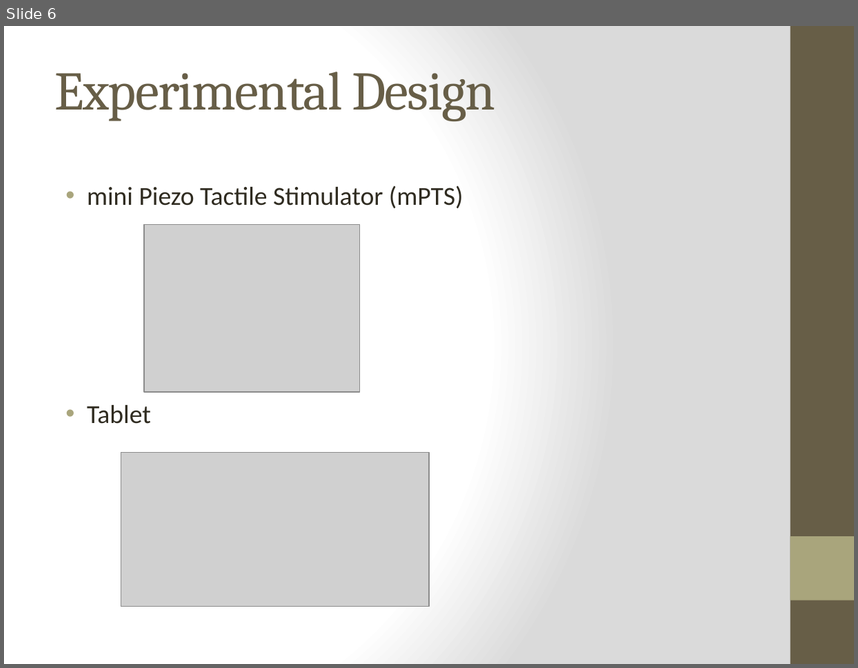
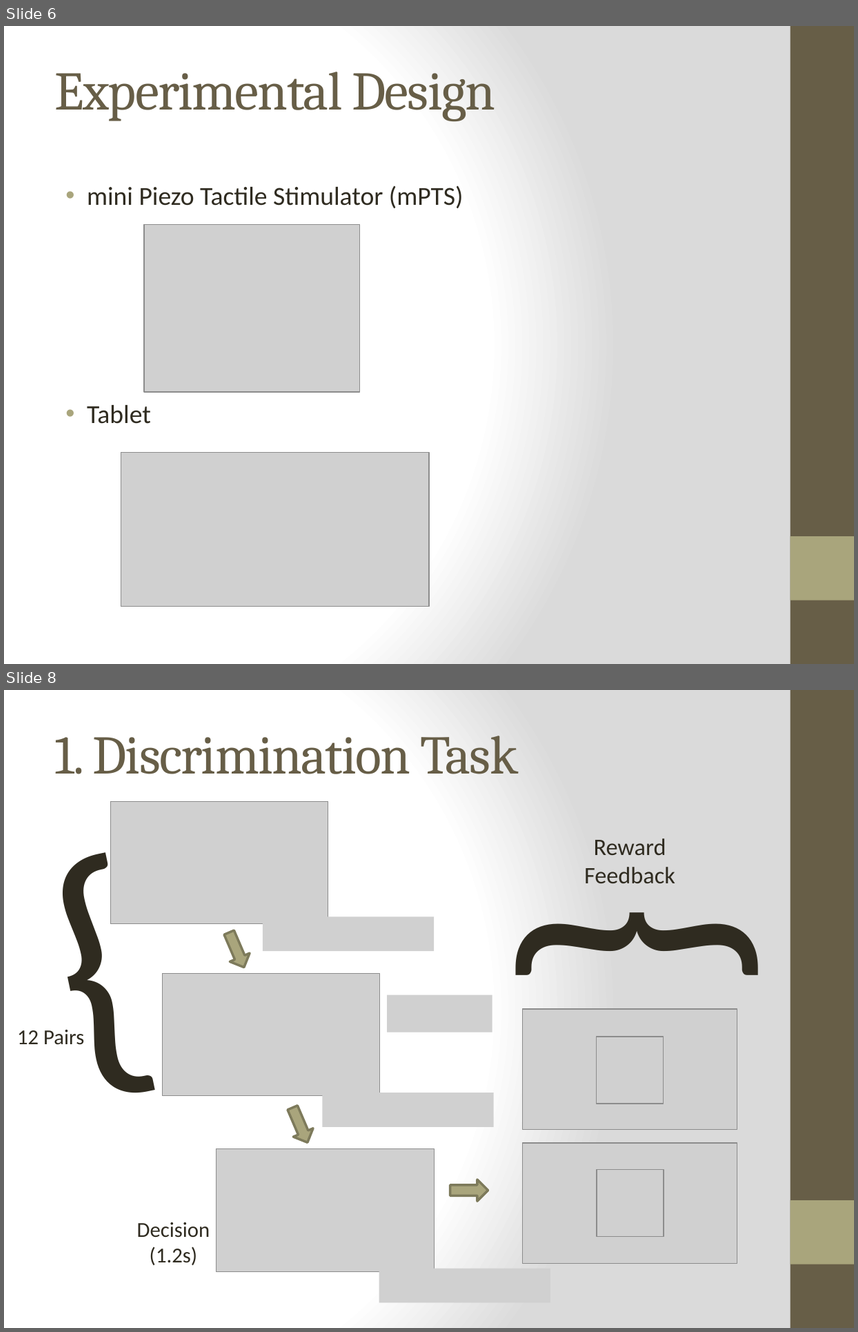
Before and after one commit to psb629/labs, a slide deck: TM/Lab meeting with UNIST.pptx. Shown one above the other, each under a label of ours: slide 6 before the commit, slides 6 and 8 after it; the slides between them are not shown. The pictures are 858x668 and 858x1332 pixels, drawn with LibreOffice and Linux fonts; fonts in the diff are those of the drawing; grey boxes stand for pictures. Boxes give left, top, right and bottom in pixels: in the first picture for what was removed or moved away, otherwise in the second. Text is boxed around its words. In the diff, an @@ line names an element or a change of style, - is before the commit and + after.

```diff
--- a/TM/Lab meeting with UNIST.pptx
+++ b/TM/Lab meeting with UNIST.pptx
@@ slide 8 added at bbox=[4, 690, 854, 1328], background gradient #FFFFFF to #DADADA; not listed: 2 template elements that a slide beside it also shows @@
@@ title added at bbox=[55, 736, 519, 774], 46 pt, text #675E47 @@
+1. Discrimination Task
@@ picture added at bbox=[110, 801, 328, 924] @@
@@ text added at bbox=[74, 822, 196, 1176], 239 pt, text #2F2B20 @@
+}
@@ text added at bbox=[584, 838, 675, 884], 20 pt, text #2F2B20 @@
+Reward
+Feedback
@@ text added at bbox=[433, 882, 784, 999], 239 pt, text #2F2B20 @@
+}
@@ picture added at bbox=[263, 917, 434, 951] @@
@@ right arrow added at bbox=[219, 928, 254, 972], fill #A9A57C, outline #7D7A5C 2 pt @@
@@ picture added at bbox=[162, 973, 380, 1096] @@
@@ picture added at bbox=[388, 995, 493, 1032] @@
@@ picture added at bbox=[523, 1009, 737, 1130] @@
@@ text added at bbox=[17, 1029, 84, 1045], 18 pt, text #2F2B20 @@
+12 Pairs
@@ picture added at bbox=[597, 1036, 664, 1103] @@
@@ right arrow added at bbox=[283, 1103, 317, 1147], fill #A9A57C, outline #7D7A5C 2 pt @@
@@ picture added at bbox=[322, 1092, 494, 1126] @@
@@ picture added at bbox=[523, 1142, 737, 1263] @@
@@ picture added at bbox=[217, 1149, 434, 1272] @@
@@ right arrow added at bbox=[450, 1180, 488, 1201], fill #A9A57C, outline #7D7A5C 2 pt @@
@@ picture added at bbox=[597, 1170, 664, 1236] @@
@@ text added at bbox=[137, 1222, 210, 1265], 18 pt, text #2F2B20 @@
+Decision (1.2s)
@@ picture added at bbox=[379, 1268, 550, 1302] @@
```
Also in this commit, not shown: 3 slides changed, 1 other slide added, 1 slide removed.
